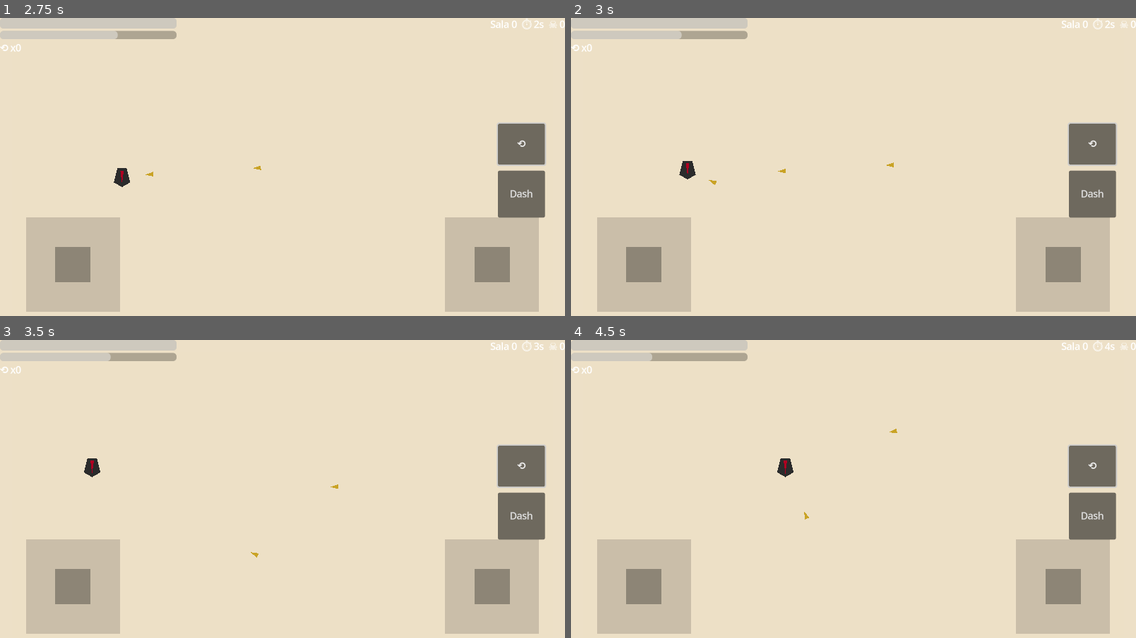
Above: before the commit, frames 1-4 (two rows, left to right).
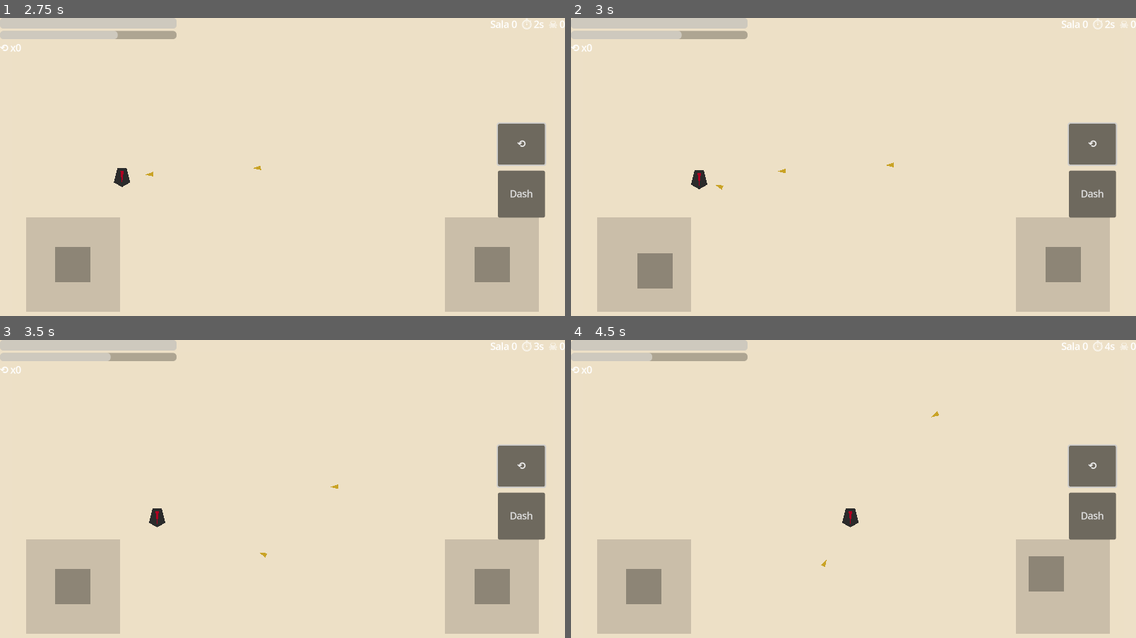
Above: after the commit, the same moments.

Repository: alex0593/Cuerda_y_Tijeras
Game: Godot game, scene res://gameplay/main/game.tscn
Two runs of this game, one before a commit and one after it. Both use one fixed random seed, a clock stepped at 60 frames per second and the inputs below.
Inputs (mouse positions are in pixels of both pictures, inside the frame that each line leads up to):
- Up to frame 1 (2.75 s): click "Dash" at 0.5 s; click "⟲" at 1.25 s; move the mouse to (406, 161) at 2.02 s; press the mouse at (406, 161) at 2.03 s; hold D (move_right) from 2.03 s (still down); tap Space (dash) at 2.1 s
- Up to frame 2 (3 s): release D (move_right) at 2.75 s; release the mouse at (977, 161) at 2.75 s; drag from (740, 193) to (825, 238) at 2.77 s
- Up to frame 3 (3.5 s): no input
- Up to frame 4 (4.5 s): move the mouse to (910, 429) at 3.52 s; hold D (move_right) 3.53-4.25 s; tap Q (rewind) at 3.6 s; click (910, 429) at 3.67 s; tap Space (dash) at 3.8 s; drag from (825, 560) to (684, 450) at 4.27 s

Frame 1 is identical in both runs. In frame 2, 0.9% of the frame differs, in the area x 9-27%, y 47-91%; in frame 3, 0.3%; in frame 4, 1.3%, in the area x 36-91%, y 23-89%.

Commit message:
Fix H0 Android: ejes stick, aim tactil, horizontal sensor_landscape (0.1.1)

Diff:
--- a/gameplay/player/lela.gd
+++ b/gameplay/player/lela.gd
@@ -70,14 +70,30 @@
 		_try_use_consumable()
 
 func _read_move() -> Vector2:
-	var v := Input.get_vector("move_left", "move_right", "move_up", "move_down")
-	if v.length() > 0.01:
-		return v.normalized()
-	# Joystick táctil escribe en este mismo action vía TouchControls (misc).
+	var t := _touch_move()
+	if t != Vector2.ZERO:
+		return t
+	return Input.get_vector("move_left", "move_right", "move_up", "move_down")
+
+func _touch() -> Node:
+	return get_tree().get_first_node_in_group("touch")
+
+func _touch_move() -> Vector2:
+	var t := _touch()
+	if t and t.get("move_vec") != Vector2.ZERO:
+		return t.get("move_vec")
+	return Vector2.ZERO
+
+func _touch_aim() -> Vector2:
+	var t := _touch()
+	if t and t.get("aim_active"):
+		return t.get("aim_vec")
 	return Vector2.ZERO
 
 func _read_fire() -> bool:
 	if Input.is_action_pressed("fire"):
+		return true
+	if _touch_aim() != Vector2.ZERO:
 		return true
 	if SaveService.settings.get("auto_fire", false):
 		return _nearest_enemy_dir() != Vector2.ZERO
@@ -87,11 +103,15 @@
 	return Input.is_action_just_pressed("dash")
 
 func _update_aim() -> void:
-	var m := get_global_mouse_position() - global_position
-	if Input.is_action_pressed("fire") and m.length() > 4.0:
-		aim_dir = m.normalized()
-	elif velocity.length() > 10.0:
-		aim_dir = velocity.normalized()
+	var ta := _touch_aim()
+	if ta != Vector2.ZERO:
+		aim_dir = ta
+	else:
+		var m := get_global_mouse_position() - global_position
+		if Input.is_action_pressed("fire") and m.length() > 4.0:
+			aim_dir = m.normalized()
+		elif velocity.length() > 10.0:
+			aim_dir = velocity.normalized()
 	rotation = 0.0
 	if muzzle:
 		muzzle.position = aim_dir * 26.0
--- a/project.godot
+++ b/project.godot
@@ -26,7 +26,7 @@
 window/size/resizable=true
 window/stretch/mode="canvas_items"
 window/stretch/aspect="expand"
-window/handheld/orientation=1
+window/handheld/orientation=4
 
 [gui]
 
--- a/ui/touch_controls.gd
+++ b/ui/touch_controls.gd
@@ -1,70 +1,71 @@
-# TouchControls — joystick izq mover, zona der apuntar/disparar, botones dash/rewind/item.
-# En escritorio coexiste con WASD/ratón/espacio/Q/E (doc 09.8).
+# TouchControls — twin-stick: izq mover, der apuntar+disparar, botones dash/rewind.
+# Expone move_vec/aim_vec al jugador (grupo "touch"). En escritorio queda oculto.
 extends CanvasLayer
+
+var move_vec := Vector2.ZERO
+var aim_vec := Vector2.ZERO
+var aim_active := false
 
 var _move_touch := -1
 var _aim_touch := -1
 var _move_origin := Vector2.ZERO
 var _aim_origin := Vector2.ZERO
 
-@onready var left_base: Control = $Left/Base
+const DEADZONE := 12.0
+const MAX_DRAG := 90.0
+
 @onready var left_knob: Control = $Left/Knob
-@onready var right_base: Control = $Right/Base
 @onready var right_knob: Control = $Right/Knob
+var _left_home := Vector2.ZERO
+var _right_home := Vector2.ZERO
 
 func _ready() -> void:
+	add_to_group("touch")
 	visible = DisplayServer.is_touchscreen_available() or OS.has_feature("android") or OS.has_feature("ios")
+	_left_home = left_knob.position
+	_right_home = right_knob.position
 	$Right/Dash.pressed.connect(func(): Input.action_press("dash"))
 	$Right/Dash.button_up.connect(func(): Input.action_release("dash"))
 	$Right/Rewind.pressed.connect(func(): Input.action_press("rewind"))
 	$Right/Rewind.button_up.connect(func(): Input.action_release("rewind"))
 
 func _input(event: InputEvent) -> void:
+	if not visible:
+		return
 	if event is InputEventScreenTouch:
+		var vp := get_viewport().get_visible_rect().size
 		if event.pressed:
-			if event.position.x < get_viewport().get_visible_rect().size.x * 0.4 and _move_touch < 0:
+			if event.position.x < vp.x * 0.4 and _move_touch < 0:
 				_move_touch = event.index
 				_move_origin = event.position
+				move_vec = Vector2.ZERO
 			elif _aim_touch < 0:
 				_aim_touch = event.index
 				_aim_origin = event.position
+				aim_active = true
+				aim_vec = Vector2.ZERO
 				Input.action_press("fire")
 		else:
 			if event.index == _move_touch:
 				_move_touch = -1
-				Input.action_release("move_left")
-				Input.action_release("move_right")
-				Input.action_release("move_up")
-				Input.action_release("move_down")
+				move_vec = Vector2.ZERO
+				left_knob.position = _left_home
 			if event.index == _aim_touch:
 				_aim_touch = -1
+				aim_active = false
+				aim_vec = Vector2.ZERO
 				Input.action_release("fire")
+				right_knob.position = _right_home
 	elif event is InputEventScreenDrag:
 		if event.index == _move_touch:
-			_apply_stick(event.position - _move_origin)
+			var d = event.position - _move_origin
+			if d.length() > DEADZONE:
+				move_vec = d.limit_length(MAX_DRAG) / MAX_DRAG
+			else:
+				move_vec = Vector2.ZERO
+			left_knob.position = _left_home + d.limit_length(MAX_DRAG) * 0.4
 		elif event.index == _aim_touch:
-			_apply_aim(event.position - _aim_origin)
-
-func _apply_stick(d: Vector2) -> void:
-	if d.length() < 12.0:
-		return
-	var n := d.normalized()
-	_set_axis("move_left", "move_right", -n.x)
-	_set_axis("move_up", "move_down", -n.y)
-
-func _set_axis(neg: String, pos: String, v: float) -> void:
-	if v > 0.3:
-		Input.action_press(pos)
-		Input.action_release(neg)
-	elif v < -0.3:
-		Input.action_press(neg)
-		Input.action_release(pos)
-	else:
-		Input.action_release(neg)
-		Input.action_release(pos)
-
-func _apply_aim(d: Vector2) -> void:
-	if d.length() < 16.0:
-		return
-	# El aim real lo resuelve Lela por joystick; aquí basta mantener fire.
-	pass
+			var d2 = event.position - _aim_origin
+			if d2.length() > DEADZONE:
+				aim_vec = d2.normalized()
+			right_knob.position = _right_home + d2.limit_length(MAX_DRAG) * 0.4
Not shown, changed: export_presets.cfg
Not shown, added: plantillas/bitacora-2026-09-24-android-honor.md
